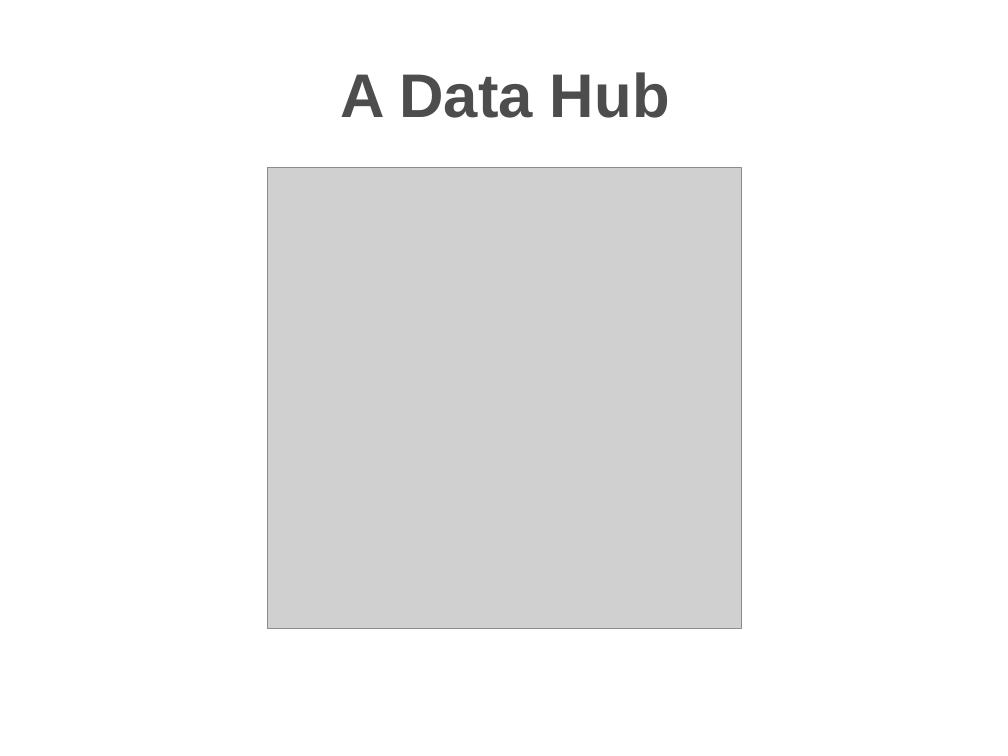
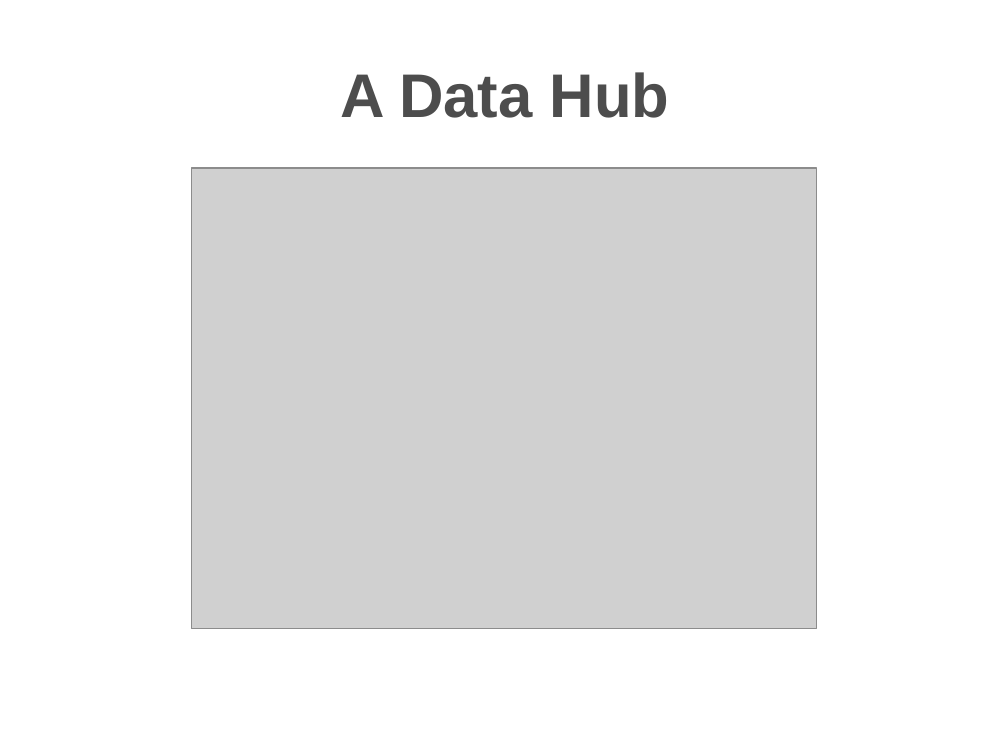
Before and after one commit to hzbarcea/cosmo, a slide deck: slide 5 of src/docs/presentations/apachecon2006.ppt. Drawn at 1008x756 pixels with LibreOffice and Linux fonts; fonts in the diff are those of the drawing; grey boxes stand for pictures; background and template pictures are left out. Boxes give left, top, right and bottom in pixels: in the first picture for what was removed or moved away, otherwise in the second. Text is boxed around its words. In the diff, an @@ line names an element or a change of style, - is before the commit and + after.

```diff
--- a/src/docs/presentations/apachecon2006.ppt
+++ b/src/docs/presentations/apachecon2006.ppt
@@ title "A Data Hub" at (x1=340, y1=72, x2=670, y2=118): line spacing 52.4pt to 52.1pt @@
@@ picture resized from (x1=267, y1=168, x2=741, y2=629) to (x1=192, y1=168, x2=816, y2=629) @@
```
Also in this commit, not shown: 23 other slides changed, 5 slides added, 5 slides removed.
